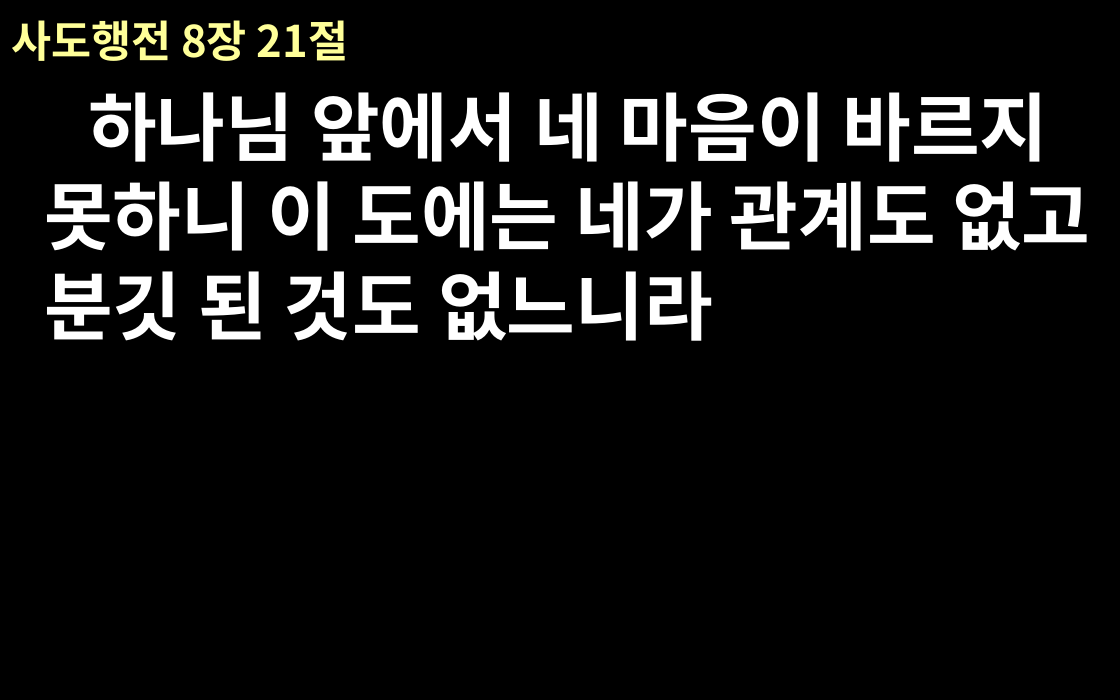
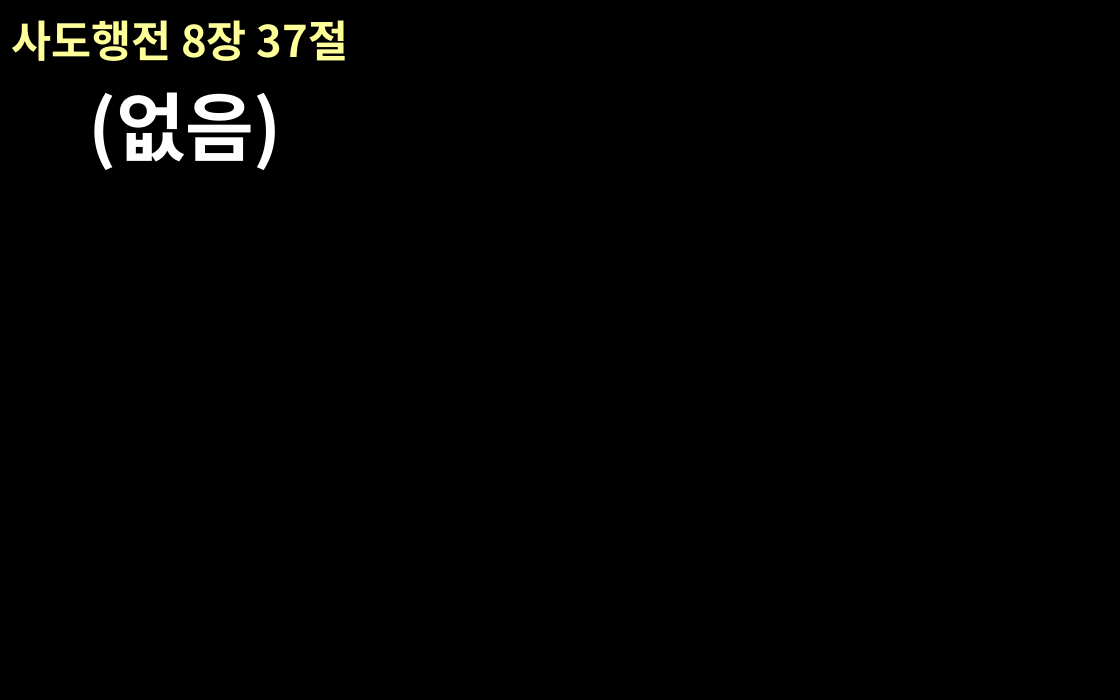
Before and after one commit to euskate/bible_ppt_class, a slide deck: slide 12 of new-file-name.pptx (slide 13 before the commit). Drawn at 1120x700 pixels with LibreOffice and Linux fonts; fonts in the diff are those of the drawing. Boxes give left, top, right and bottom in pixels: in the first picture for what was removed or moved away, otherwise in the second. Text is boxed around its words. In the diff, an @@ line names an element or a change of style, - is before the commit and + after.

```diff
--- a/new-file-name.pptx
+++ b/new-file-name.pptx
@@ title at (11, 20, 348, 61): text changed @@
-사도행전 8장 21절
+사도행전 8장 37절
@@ text at (88, 92, 282, 170): text changed @@
-하나님 앞에서 네 마음이 바르지 못하니 이 도에는 네가 관계도 없고 분깃 된 것도 없느니라
+(없음)
```
Also in this commit, not shown: 18 other slides changed, 2 slides added, 1 slide removed, 3 other files.
